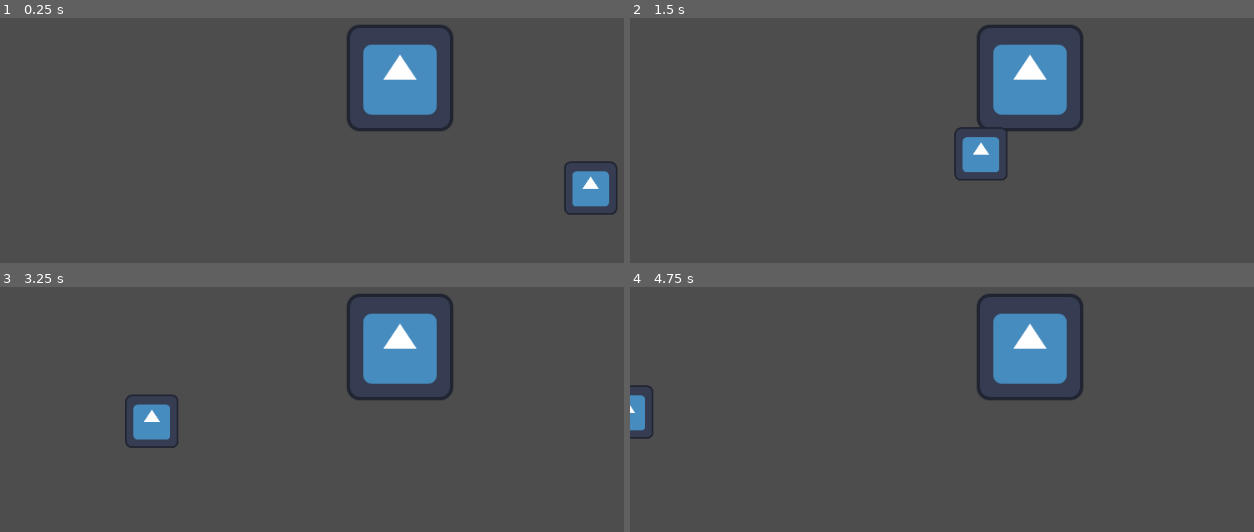
Above: before the commit, frames 1-4 (two rows, left to right).
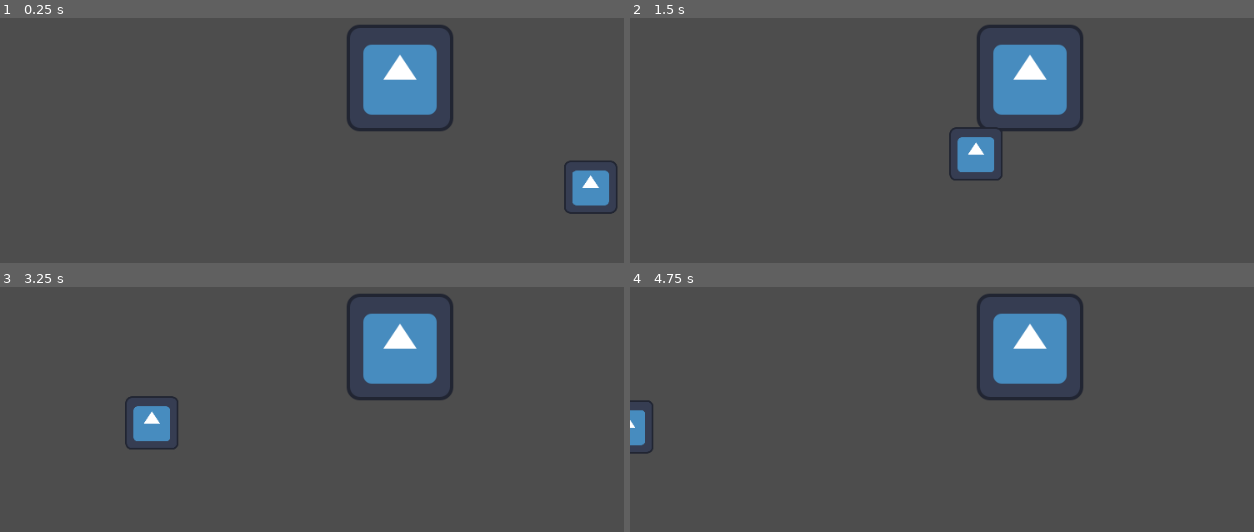
Above: after the commit, the same moments.

Repository: luminous-sky/2026-Fall-Game-Jam
Game: Godot game, scene res://test_world/test_map.tscn
Two runs of this game, one before a commit and one after it. Both use one fixed random seed, a clock stepped at 60 frames per second and the inputs below. The engine's default icon, where the game draws it, is replaced by a stand-in: a white triangle on a blue panel in a dark square.
Inputs:
- Up to frame 1 (0.25 s): no input
- Up to frame 2 (1.5 s): hold Right (move_right) from 0.53 s (still down); tap X (dash) at 0.6 s; tap C (jump) at 0.77, 0.8, 1.07, 1.35 s
- Up to frame 3 (3.25 s): tap C (jump) at 1.52, 1.82, 2.3, 3.02 s; tap X (dash) at 1.55, 2.1, 2.85 s; release Right (move_right) at 2.03 s; hold Left (move_left) 2.03-2.78 s; hold Right (move_right) from 2.78 s (still down)
- Up to frame 4 (4.75 s): tap C (jump) at 3.32, 3.6, 3.77, 4.07, 4.52 s; tap Enter at 4.25 s; release Right (move_right) at 4.28 s; hold Left (move_left) from 4.28 s (still down); tap X (dash) at 4.35 s

The runs differ from the first frame. In frame 1, 0.2% of the frame differs, in the area x 90-99%, y 58-81%; in frame 2, 0.6%, in the area x 51-61%, y 44-67%; in frame 3, 0.3%; in frame 4, 0.4%.

Commit message:
Implement upward dashing

Diff:
--- a/src/player/player.gd
+++ b/src/player/player.gd
@@ -4,6 +4,9 @@
 
 const SPEED: float = 300.0
 const JUMP_VELOCITY: float = -400.0
+
+## THe player's gravity
+const GRAVITY: float = 900.0
 
 ## How fast the player moves when dashing
 const DASH_SPEED: float = 600.0
@@ -13,15 +16,15 @@
 ## How much the speed decreases by per second after a dash
 const DASH_RESISTANCE: float = (DASH_SPEED - SPEED) / DASH_TIME
 
+@export var dash_cooldown: float = 2.0
+
+
 ## Grace time, in seconds, before the player cannot jump after falling
 const FALL_GRACE_TIME: float = 0.15
-
-@export var dash_cooldown: float = 2.0
 
 # Current fall time
 var fall_time: float = 0.0
 var can_jump: bool = true
-
 
 # Current dash cooldown time
 var cooldown_time: float = 0.0
@@ -29,9 +32,18 @@
 # Current horizontal movement speed
 var current_speed: float = SPEED
 var can_dash: bool = true
+var last_direction: float = 0.0
+
+# Current vertical movement speed
+var current_fall_speed: float = 0.0
+
+var can_move: bool = true
 
 
 func _physics_process(delta: float) -> void:
+	if not can_move:
+		return
+
 	# Reset dash after the cooldown is over
 	if not can_dash:
 		cooldown_time += delta
@@ -41,7 +53,7 @@
 
 	# Add the gravity.
 	if not is_on_floor():
-		velocity += get_gravity() * delta
+		current_fall_speed += GRAVITY * delta
 
 		# Prevent jumping after the coyote time
 		fall_time += delta
@@ -55,11 +67,12 @@
 	# Handle jump.
 	if Input.is_action_just_pressed("jump") and can_jump:
 		can_jump = false
-		velocity.y = JUMP_VELOCITY
+		current_fall_speed = JUMP_VELOCITY
 
 	# Get the input direction and handle the movement/deceleration.
 	var direction := Input.get_axis("move_left", "move_right")
 	if direction:
+		last_direction = direction
 		velocity.x = direction * current_speed
 
 		# Gradually reduce the dash speed to the normal speed
@@ -68,9 +81,14 @@
 	else:
 		velocity.x = move_toward(velocity.x, 0, current_speed)
 
-	# TODO: Check the direction of the dash
+	# Set y velocity
+	velocity.y = current_fall_speed
+
 	if Input.is_action_just_pressed("dash") and can_dash:
+		var dash_y: float = int(Input.is_action_pressed("dash_up"))
+
 		can_dash = false
 		current_speed = DASH_SPEED
+		current_fall_speed = -dash_y * DASH_SPEED
 
 	move_and_slide()
--- a/src/project.godot
+++ b/src/project.godot
@@ -49,6 +49,11 @@
 "events": [Object(InputEventKey,"resource_local_to_scene":false,"resource_name":"","device":-1,"window_id":0,"alt_press …(192 unchanged characters)…
 ]
 }
+dash_up={
+"deadzone": 0.2,
+"events": [Object(InputEventKey,"resource_local_to_scene":false,"resource_name":"","device":-1,"window_id":0,"alt_pressed":false,"shift_pressed":false,"ctrl_pressed":false,"meta_pressed":false,"pressed":false,"keycode":0,"physical_keycode":4194320,"key_label":0,"unicode":0,"location":0,"echo":false,"script":null)
+]
+}
 
 [physics]
 
--- a/src/test_world/test_map.tscn
+++ b/src/test_world/test_map.tscn
@@ -12,6 +12,7 @@
 
 [node name="Player" parent="." unique_id=1360005317 instance=ExtResource("1_b80w8")]
 position = Vector2(67, -196)
+dash_cooldown = null
 
 [node name="Floor" type="StaticBody2D" parent="." unique_id=96959834]
 
Binary file added: src/assets/world/arrow.png
Not shown, added: src/assets/world/arrow.png.import
Binary file added: src/assets/world/orb.png
Not shown, added: src/assets/world/orb.png.import
